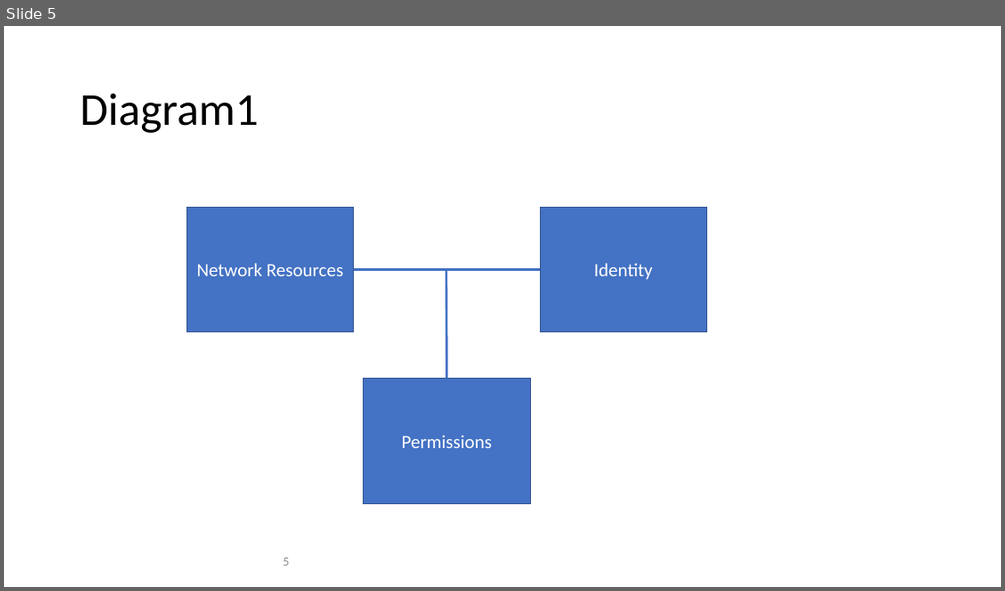
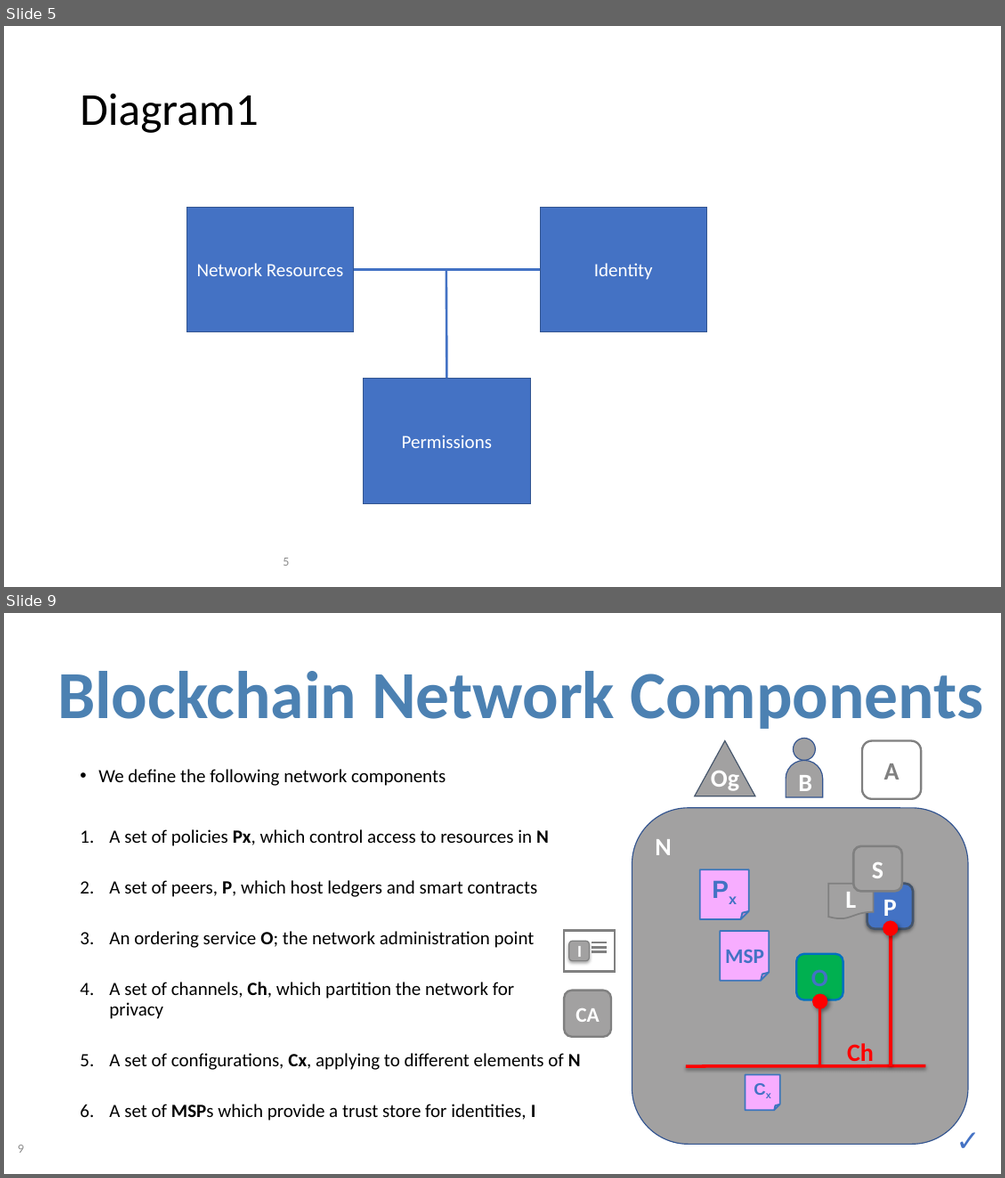
Before and after one commit to FabricTOC/FabricTOC, a slide deck: docs/OtherSourceMaterial/Diagrams.pptx. Shown one above the other, each under a label of ours: slide 5 before the commit, slides 5 and 9 after it; the slides between them are not shown. The pictures are 1005x591 and 1005x1178 pixels, drawn with LibreOffice and Linux fonts; fonts in the diff are those of the drawing. Boxes give left, top, right and bottom in pixels: in the first picture for what was removed or moved away, otherwise in the second. Text is boxed around its words. In the diff, an @@ line names an element or a change of style, - is before the commit and + after.

```diff
--- a/docs/OtherSourceMaterial/Diagrams.pptx
+++ b/docs/OtherSourceMaterial/Diagrams.pptx
@@ slide 9 added at bbox=[4, 613, 1001, 1174], background #FFFFFF @@
@@ title added at bbox=[57, 671, 984, 729], 64.8 pt, text #4C81B2, bold @@
+Blockchain Network Components
@@ triangle added at bbox=[695, 741, 755, 796], fill #A2A1A1, outline #44546A 1 pt @@
@@ ellipse added at bbox=[793, 738, 816, 761], fill #A2A1A1, outline #325491 1 pt @@
@@ rounded rectangle added at bbox=[863, 741, 922, 799], fill #FFFFFF, outline #808080 2 pt, 24 pt, text #808080, bold @@
+A
@@ text added at bbox=[98, 769, 581, 1120], 18 pt, text #000000 @@
+• We define the following network components
+1. A set of policies Px, which control access to resources in N
+2. A set of peers, P, which host ledgers and smart contracts
+3. An ordering service O; the network administration point
+4. A set of channels, Ch, which partition the network for
+   privacy
+5. A set of configurations, Cx, applying to different elements of N
+6. A set of MSPs which provide a trust store for identities, I
@@ text added at bbox=[711, 766, 739, 791], 24 pt, text #FFFFFF, bold @@
+Og
@@ round same rect added at bbox=[785, 761, 823, 798], fill #A2A1A1, outline #325491 1 pt, 24 pt, text #FFFFFF, bold @@
+B
@@ rounded rectangle added at bbox=[632, 808, 968, 1144], fill #A2A1A1, outline #325491 1 pt @@
@@ text added at bbox=[655, 839, 671, 855], 24 pt, text #FFFFFF, bold @@
+N
@@ rounded rectangle added at bbox=[853, 846, 902, 892], fill #A2A1A1, outline #808080 2.25 pt, 24 pt, text #FFFFFF, bold @@
+S
@@ folded corner added at bbox=[700, 869, 749, 919], fill #F7ADFF, outline #3C75BD 1.5 pt, 24 pt, text #4372C4, bold @@
+Px
@@ flow chart document added at bbox=[829, 884, 874, 919], fill #A2A1A1, outline #808080 1.5 pt, 24 pt, text #FFFFFF, bold @@
+L
@@ rounded rectangle added at bbox=[867, 884, 913, 929], fill #4372C4, outline #44546A 2.25 pt, 24 pt, text #FFFFFF, bold @@
+P
@@ folded corner added at bbox=[720, 931, 769, 981], fill #F7ADFF, outline #3C75BD 1.5 pt @@
@@ group added at bbox=[686, 922, 926, 1067]: 3 lines, 2 ellipses, 1 text @@
+Ch
@@ group added at bbox=[564, 930, 615, 971]: 3 lines, 1 rectangle, 1 rounded rectangle @@
+I
@@ text added at bbox=[725, 949, 764, 963], 20 pt, text #4372C4, bold @@
+MSP
@@ rounded rectangle added at bbox=[797, 954, 843, 1000], fill #00B050, outline #0070C0 2 pt, 24 pt, text #4372C4, bold @@
+O
@@ rounded rectangle added at bbox=[564, 989, 611, 1037], fill #A2A1A1, outline #808080 2 pt, 20 pt, text #FFFFFF, bold @@
+CA
@@ folded corner added at bbox=[745, 1074, 780, 1110], fill #F7ADFF, outline #3C75BD 1.5 pt, 16 pt, text #4372C4, bold @@
+Cx
@@ text added at bbox=[948, 1119, 978, 1161], 28 pt, text #4472C4 @@
+✓
@@ page number added at bbox=[17, 1144, 24, 1152], 12 pt, text #8C8C8C @@
+9
```
Also in this commit, not shown: 3 other slides added, 5 other files.
